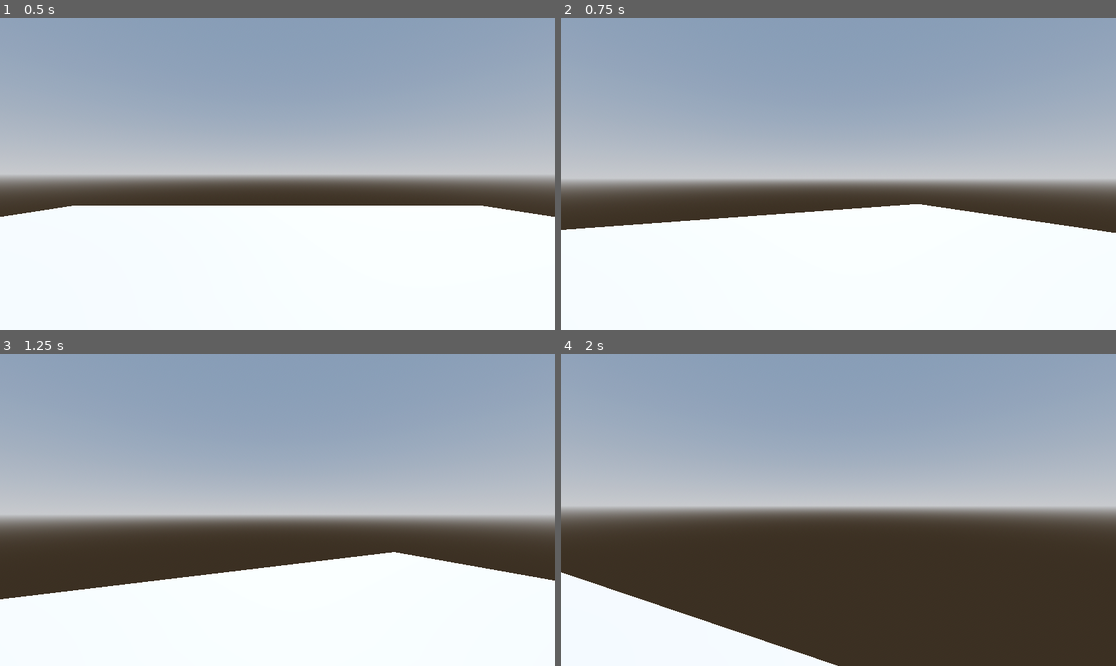
Above: before the commit, frames 1-4 (two rows, left to right).
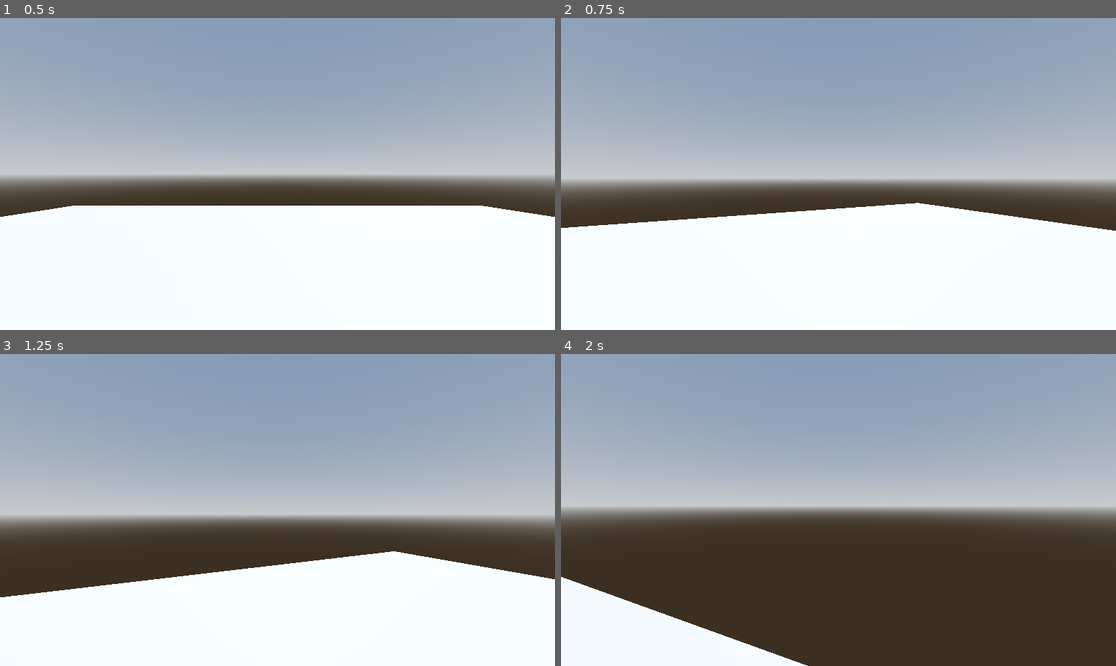
Above: after the commit, the same moments.

Repository: AEther-Frisko/Ghost-Maze-REDUX
Game: Godot game, scene res://Scenes/testLevel.tscn
Same seed, same stepped clock (60 frames per second), same inputs: the game is played once before the commit and once after it.
Inputs (mouse positions are in pixels of both pictures, inside the frame that each line leads up to):
- Up to frame 1 (0.5 s): no input
- Up to frame 2 (0.75 s): tap Enter at 0.5 s; move the mouse to (866, 174) at 0.52 s; hold W (move_forward) from 0.53 s (still down); hold Shift (sprint) from 0.53 s (still down)
- Up to frame 3 (1.25 s): keep holding W (move_forward); keep holding Shift (sprint)
- Up to frame 4 (2 s): keep holding W (move_forward); move the mouse to (810, 510) at 1.27 s; release Shift (sprint) at 1.28 s; tap Shift (sprint) at 1.35 s

Frame 1 is identical in both runs. In frame 2, 0.5% of the frame differs, in the area x 0-100%, y 59-69%; in frame 3, 0.4%; in frame 4, 1.1%, in the area x 0-50%, y 69-100%.

Commit message:
head bobbing and more lerping

Diff:
--- a/Scenes/testLevel.tscn
+++ b/Scenes/testLevel.tscn
@@ -38,7 +38,9 @@
 [node name="Head" type="Node3D" parent="Player"]
 transform = Transform3D(1, 0, 0, 0, 1, 0, 0, 0, 1, 0, 0.7, 0)
 
-[node name="Camera3D" type="Camera3D" parent="Player/Head"]
+[node name="HeadBobber" type="Node3D" parent="Player/Head"]
+
+[node name="Camera3D" type="Camera3D" parent="Player/Head/HeadBobber"]
 
 [node name="Env" type="Node3D" parent="."]
 
--- a/Scripts/Player.gd
+++ b/Scripts/Player.gd
@@ -1,16 +1,34 @@
 extends CharacterBody3D
 
 @onready var head = $Head
+@onready var headBobber = $Head/HeadBobber
 
+# speed vars
 const WALK_SPEED = 5.0
-const RUN_SPEED = 8.0
+const SPRINT_SPEED = 8.0
 
+var currentSpeed = WALK_SPEED
+
+# other movement vars
 const MOUSE_SENS = 0.4
 
-var currentSpeed = WALK_SPEED
 var lerpSpeed = 10.0
+var direction = Vector3.ZERO
 
-var direction = Vector3.ZERO
+# states
+var walking = false
+var sprinting = false
+
+# head bobbing vars
+const HEAD_BOB_SPRINT_SPEED = 22.0
+const HEAD_BOB_WALK_SPEED = 14.0
+
+const HEAD_BOB_SPRINT_INTENSITY = 0.2
+const HEAD_BOB_WALK_INTENSITY = 0.1
+
+var headBobVector = Vector2.ZERO
+var headBobIndex = 0.0
+var headBobCurrentIntensity = 0.0
 
 # Get the gravity from the project settings to be synced with RigidBody nodes.
 var gravity = ProjectSettings.get_setting("physics/3d/default_gravity")
@@ -19,26 +37,51 @@
 	Input.set_mouse_mode(Input.MOUSE_MODE_CAPTURED)
 
 func _input(event):
+	# translating mouse movement to camera movement
 	if event is InputEventMouseMotion:
 		rotate_y(deg_to_rad(-event.relative.x * MOUSE_SENS))
 		head.rotate_x(deg_to_rad(-event.relative.y * MOUSE_SENS))
 		head.rotation.x = clamp(head.rotation.x, deg_to_rad(-89), deg_to_rad(89))
 
+	# exit game
 	if event.is_action_pressed("quit"):
 		get_tree().quit()
 
 func _physics_process(delta):
+	var input_dir = Input.get_vector("move_left", "move_right", "move_forward", "move_backwards")
+
 	if Input.is_action_pressed("sprint"):
-		currentSpeed = RUN_SPEED
+		currentSpeed = lerp(currentSpeed, SPRINT_SPEED, delta * lerpSpeed)
+		sprinting = true
+		walking = false
 	else:
-		currentSpeed = WALK_SPEED
+		currentSpeed = lerp(currentSpeed, WALK_SPEED, delta * lerpSpeed)
+		walking = true
+		sprinting = false
 
 	# Add the gravity.
 	if not is_on_floor():
 		velocity.y -= gravity * delta
 
+	# handle headbob
+	if sprinting:
+		headBobCurrentIntensity = HEAD_BOB_SPRINT_INTENSITY
+		headBobIndex += HEAD_BOB_SPRINT_SPEED * delta
+	elif walking:
+		headBobCurrentIntensity = HEAD_BOB_WALK_INTENSITY
+		headBobIndex += HEAD_BOB_WALK_SPEED * delta
+
+	if is_on_floor() && input_dir != Vector2.ZERO:
+		headBobVector.y = sin(headBobIndex)
+		headBobVector.x = sin(headBobIndex / 2) * 0.5
+
+		headBobber.position.y = lerp(headBobber.position.y, headBobVector.y * (headBobCurrentIntensity/ 2.0), delta * lerpSpeed)
+		headBobber.position.x = lerp(headBobber.position.x, headBobVector.x * headBobCurrentIntensity, delta * lerpSpeed)
+	else:
+		headBobber.position.y = lerp(headBobber.position.y, 0.0, delta * lerpSpeed)
+		headBobber.position.x = lerp(headBobber.position.x, 0.0, delta * lerpSpeed)
+
 	# Get the input direction and handle the movement/deceleration.
-	var input_dir = Input.get_vector("move_left", "move_right", "move_forward", "move_backwards")
 	direction = lerp(direction,(transform.basis * Vector3(input_dir.x, 0, input_dir.y)).normalized(), delta * lerpSpeed)
 	if direction:
 		velocity.x = direction.x * currentSpeed
